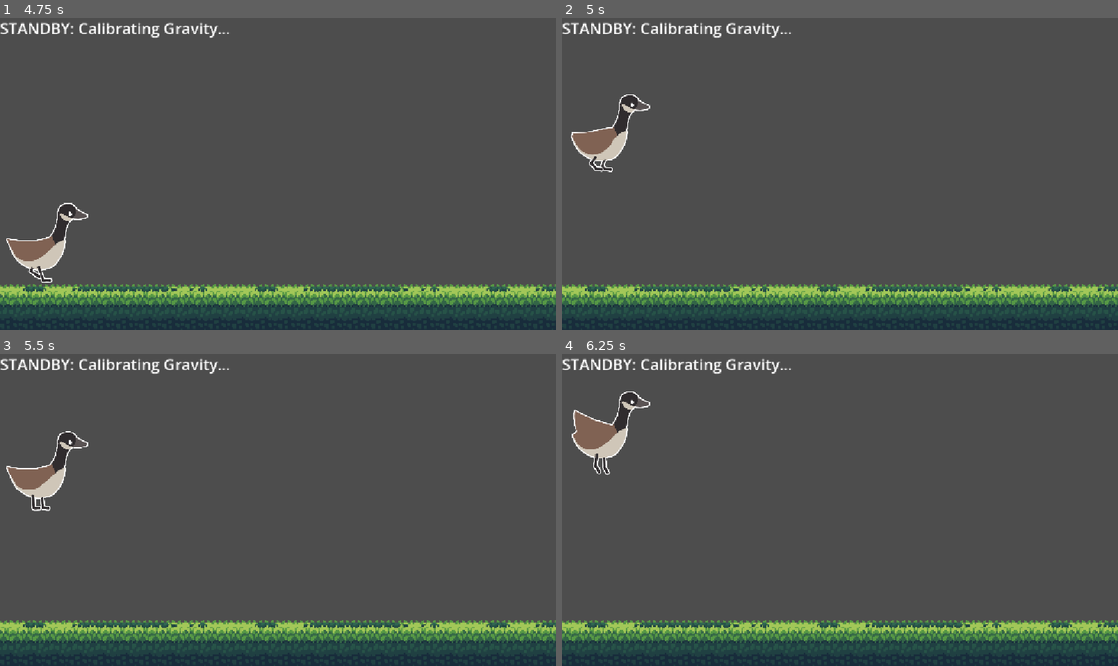
Above: before the commit, frames 1-4 (two rows, left to right).
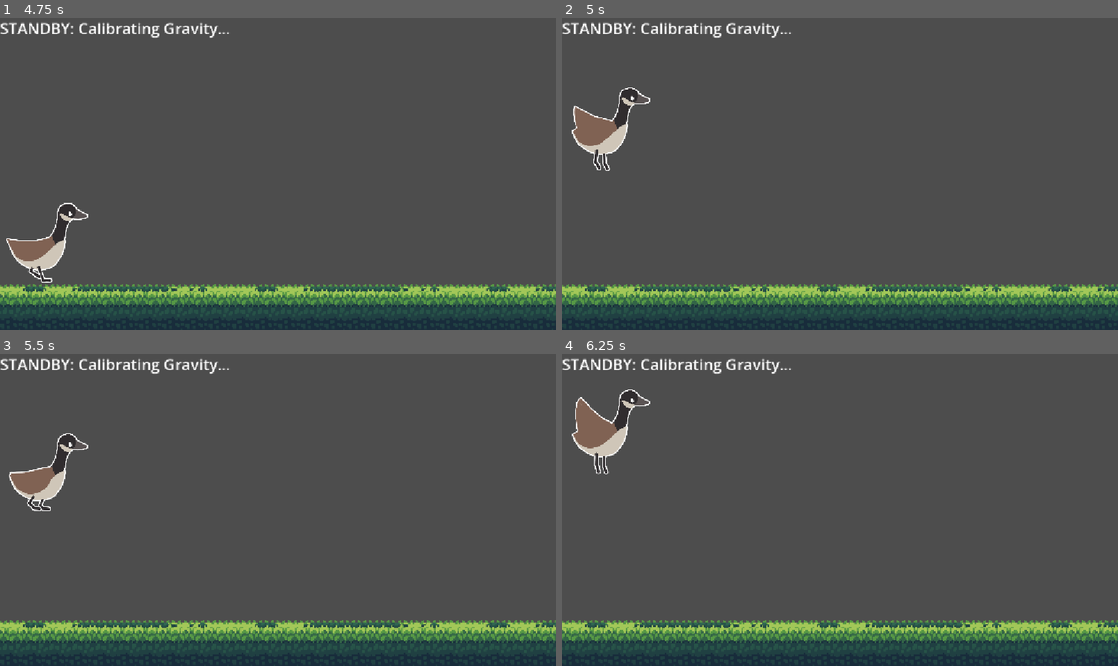
Above: after the commit, the same moments.

Repository: Arislock/goose-gone-loose
Game: Godot game, scene res://main.tscn
The game is run twice, just before and just after one commit, with the same random seed, the same clock (stepped at 60 frames per second) and the same inputs.
Inputs:
- Up to frame 1 (4.75 s): tap Enter (ui_accept) at 0.5, 1.35, 1.52, 1.82, 2.85, 3.02, 3.32, 4.35, 4.52 s; hold Enter (ui_accept) 0.53-1.28 s; hold Enter (ui_accept) 2.03-2.78 s; hold Down (ui_down) 2.03-4.28 s; hold Enter (ui_accept) 3.53-4.28 s
- Up to frame 2 (5 s): tap Enter (ui_accept) at 4.82 s
- Up to frame 3 (5.5 s): hold Enter (ui_accept) from 5.03 s (still down)
- Up to frame 4 (6.25 s): release Enter (ui_accept) at 5.78 s; tap Enter (ui_accept) at 5.85, 6.02 s

Frame 1 is identical in both runs. In frame 2, 1.3% of the frame differs, in the area x 1-16%, y 22-50%; in frame 3, 0.6%; in frame 4, 0.6%.

Commit message:
connect jump animation to upwards accel

Diff:
--- a/main.tscn
+++ b/main.tscn
@@ -18,7 +18,6 @@
 [node name="CanvasLayer" type="CanvasLayer" parent="." unique_id=1975547242]
 
 [node name="Label" type="Label" parent="CanvasLayer" unique_id=708438062]
-
 offset_right = 40.0
 offset_bottom = 23.0
 
--- a/scenes/player_goose.gd
+++ b/scenes/player_goose.gd
@@ -3,12 +3,15 @@
 const GRAVITY : int = 4200
 const JUMP_SPEED : int = -1700
 
+func _ready():
+	SignalBus.goose_jumped.connect(on_jump)
+
+
 func _physics_process(delta):
 	velocity.y += GRAVITY * delta
 	if is_on_floor():
 		if Input.is_action_pressed("ui_accept"):
-			velocity.y = JUMP_SPEED
-			$JumpSound.play()
+			trigger_jump()
 		elif Input.is_action_pressed("ui_down"):
 			#replace with duck an imation
 			$AnimatedSprite2D.play("jumping")
@@ -18,3 +21,12 @@
 		$AnimatedSprite2D.play("jumping")
 
 	move_and_slide()
+
+func trigger_jump():
+	velocity.y = JUMP_SPEED
+	$JumpSound.play()
+	$AnimatedSprite2D.play("jumping")
+
+func on_jump():
+	print("SPRITE SCRIPT JUMP")
+	trigger_jump()
